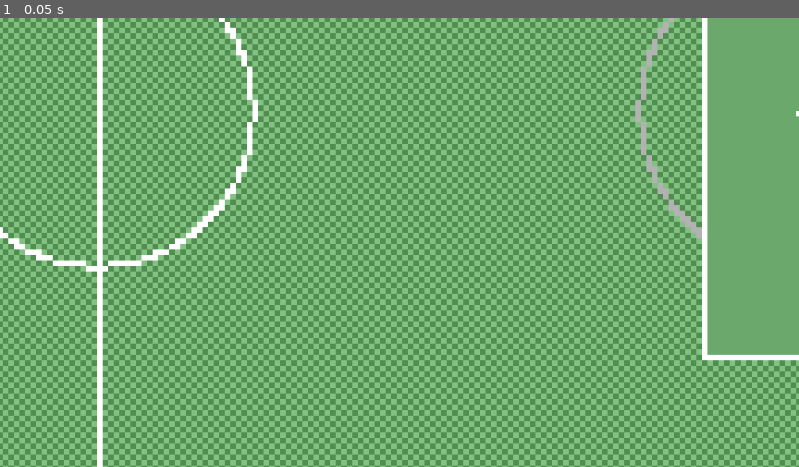
Above: before the commit, frame 1.
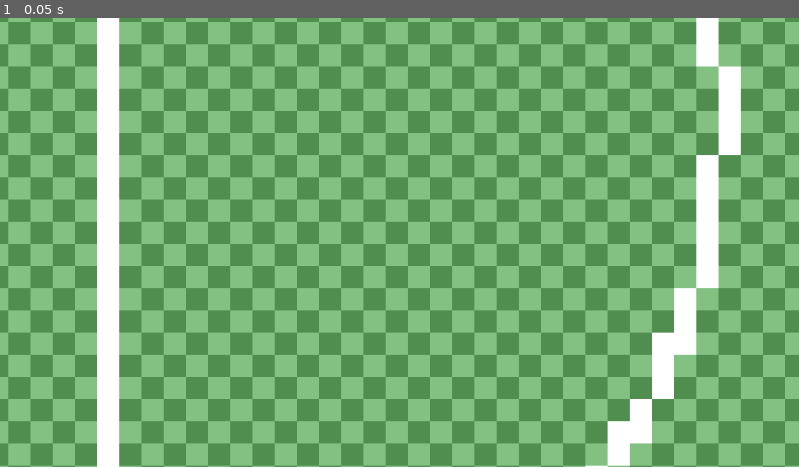
Above: after the commit, the same moment.

Repository: TomFromMdot/learngodot
Game: Godot game, scene res://game_.tscn
Same seed, same stepped clock (60 frames per second), same inputs: the game is played once before the commit and once after it.
Inputs:
- Up to frame 1 (0.05 s): no input

The runs differ from the first frame. In frame 1, 55% of the frame differs, in the area x 0-100%, y 0-100%.

Commit message:
Add todo to file

Diff:
--- a/scripts/Builder.gd
+++ b/scripts/Builder.gd
@@ -206,8 +206,18 @@
 	var HEIGHT: int
 	var TILESET: int
 	var DATA: Array
-
+	# TODO
+	# ADD TO DATA 3 NEW NODES WHICH WILL BE A LAYERS
+	# CREATE LAYERS
+	# GROUND
+	# LINE_GROUND
+	# LINE_BLOCK
+
+	# THEN WE CAN MAKE 4 OTHER TYPES OF OBJECTS
+	# WHICH CAN REPRESENT FEW PARTS OF STADIUM
+	# MOST IMPORTANT THINK IS
+	# LINE_BLOCK => SPRITE WITH COLISION
 func _ready() -> void:
 	gridData = loadStadiumFromXml("res://stadiums/stadium_extra_modified.xml")
-	var stadium = createOneBigTexture(gridData, 8)
+	var stadium = createOneBigTexture(gridData, 32)
 	add_child(stadium)
